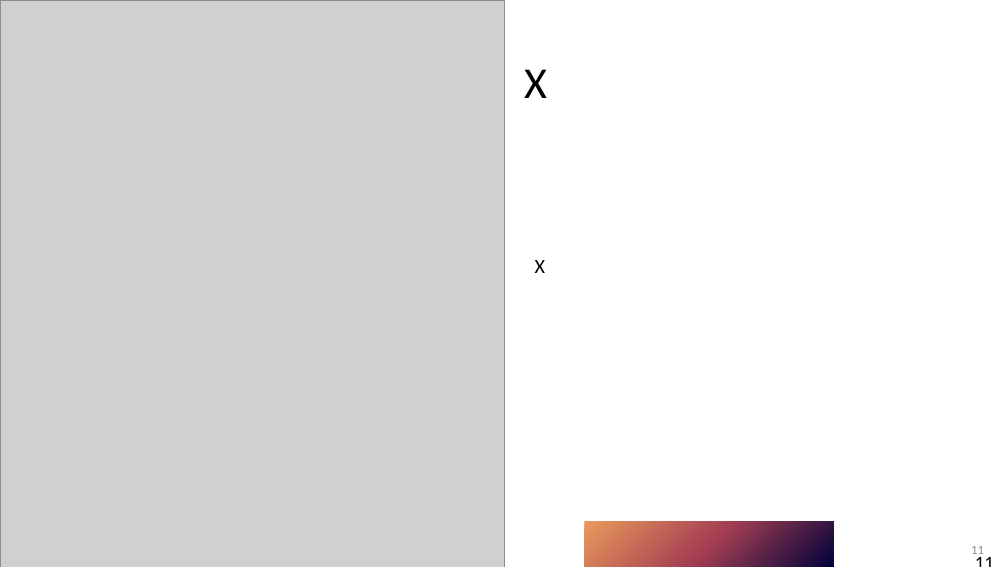
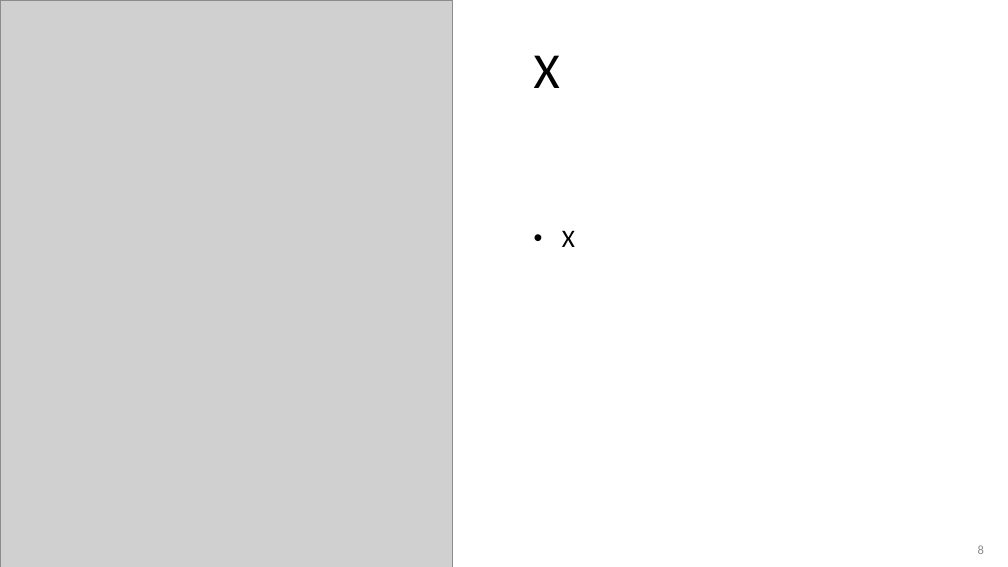
Before and after one commit to adriaonline/CPT200SP24-Team1, a slide deck: slide 8 of Phase 2 Docs/Phase 2 - Presentation.pptx (slide 11 before the commit). Drawn at 1008x567 pixels with LibreOffice and Linux fonts; fonts in the diff are those of the drawing; grey boxes stand for pictures. Boxes give left, top, right and bottom in pixels: in the first picture for what was removed or moved away, otherwise in the second. Text is boxed around its words. In the diff, an @@ line names an element or a change of style, - is before the commit and + after.

```diff
--- a/Phase 2 Docs/Phase 2 - Presentation.pptx
+++ b/Phase 2 Docs/Phase 2 - Presentation.pptx
@@ picture: place and size @@
-picture at [0, 0, 504, 567]
+picture at [0, 0, 453, 567]
@@ title "X": place and size @@
-title "X" at [524, 69, 547, 98]
+title "X" at [534, 55, 560, 88]
@@ title "X" at [534, 55, 560, 88]: size 42 to 48 pt, letter spacing 0 to 3 pt @@
@@ text at [562, 230, 575, 247]: text changed @@
-x
+• X
@@ rectangle removed at [585, 521, 834, 567] @@
@@ page number removed at [968, 547, 1005, 567] @@
-11
@@ page number at [978, 545, 984, 554]: text changed @@
-11
+8
```
Also in this commit, not shown: 2 slides removed.
